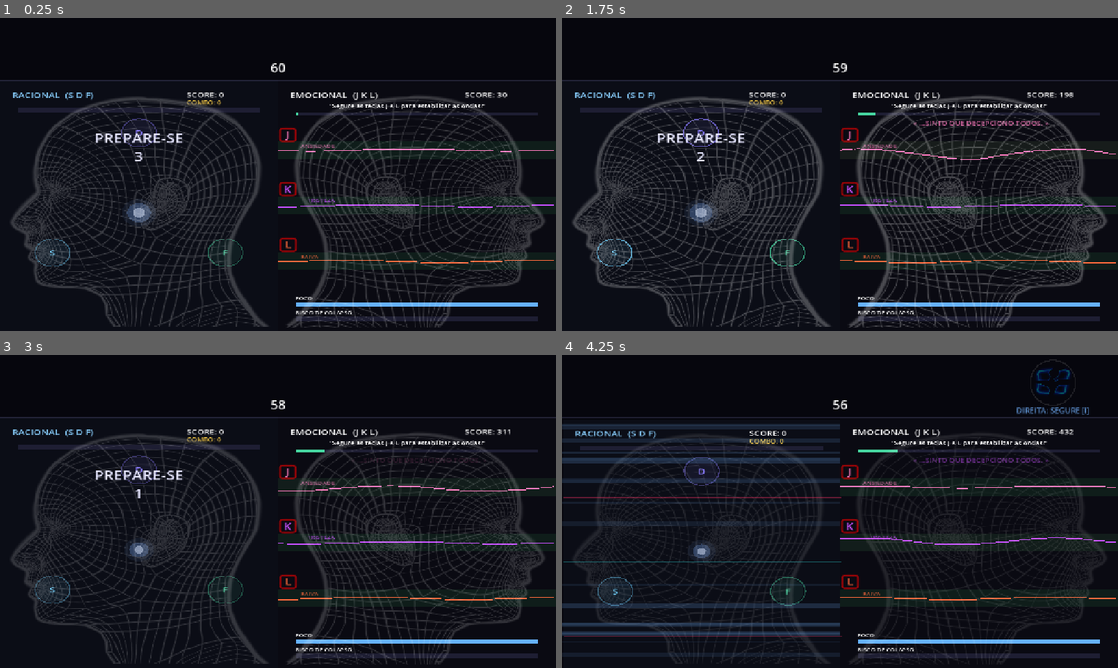
Above: before the commit, frames 1-4 (two rows, left to right).
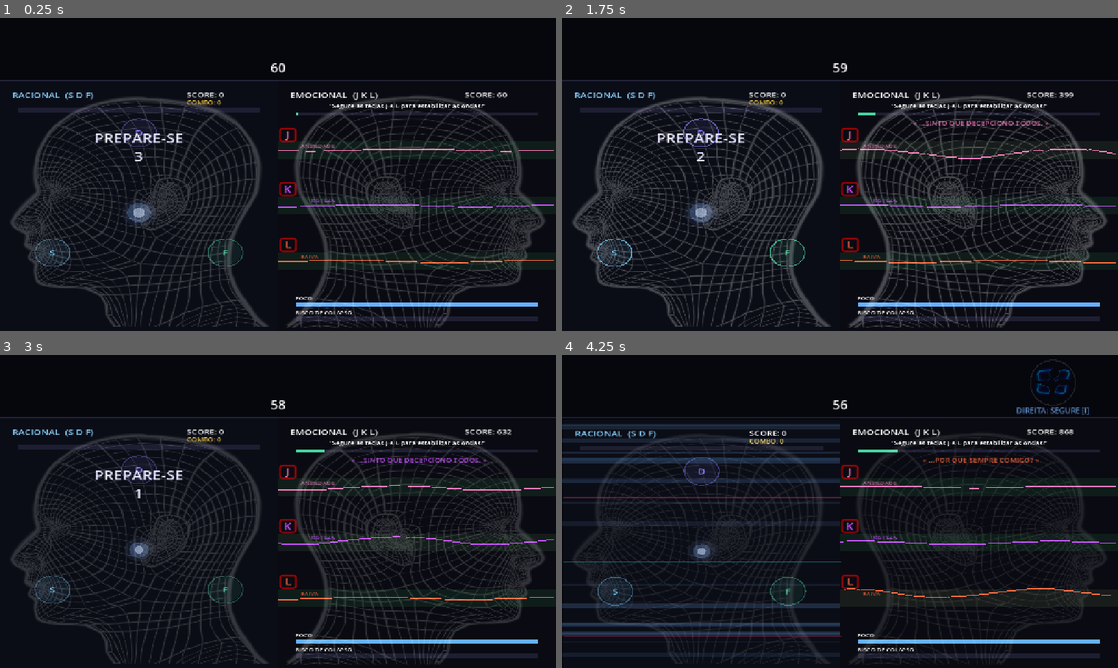
Above: after the commit, the same moments.

Repository: joaopedrogiancolidev/Gamejam42
Game: Godot game, scene res://scenes/Hub.tscn
Two runs of this game, one before a commit and one after it. Both use one fixed random seed, a clock stepped at 60 frames per second and the inputs below. Sound files missing from this copy of the repository are replaced by a short silence.
Inputs:
- Up to frame 1 (0.25 s): no input
- Up to frame 2 (1.75 s): tap Enter at 0.5 s; hold D 0.53-1.28 s; tap J at 0.6 s; tap Space at 0.77, 1.52 s; hold S from 1.28 s (still down); tap K at 1.35 s
- Up to frame 3 (3 s): release S at 2.03 s; hold D from 2.03 s (still down); tap L at 2.1 s; tap Enter at 2.85 s
- Up to frame 4 (4.25 s): tap Space at 3.02, 3.77 s; release D at 3.53 s; hold S from 3.53 s (still down); tap Keypad Enter at 3.6 s

The runs differ from the first frame. In frame 1, less than 0.1% of the frame differs, in the area x 89-91%, y 23-26%; in frame 2, 0.2%; in frame 3, 0.7%; in frame 4, 1.0%, in the area x 50-100%, y 23-79%.

Commit message:
balance: emocional menos punitivo, metas/ganhos x2 e texto do acorde na linha
- Waves: colapso e punição mais brandos (dano 60->35, MULT 0.68->0.52,
  escalada tempo/15->tempo/22); perturbacoes desacopladas da punicao
  (mais interacao, menos punivel por erro)
- Metas dobradas (Dance 5600, Waves 5200) com ganhos de score tambem
  dobrados -> mesmo ritmo de barra e final continua balanceado
- Acorde do Dance: "AO MESMO TEMPO" agora girado no angulo da linha e
  posicionado em cima dela
- Hub.tscn: uid do GlitchManager atribuido pelo editor

Co-Authored-By: Claude Opus 4.8 <noreply@anthropic.com>

Diff:
--- a/scenes/Hub.tscn
+++ b/scenes/Hub.tscn
@@ -36,9 +36,6 @@
 offset_bottom = 720.0
 color = Color(0.5, 0.4, 0.8, 0.5)
 
-[node name="GlitchManager" type="Node2D" parent="UI" unique_id=778451293]
-script = ExtResource("7_glitch")
-
 [node name="Cronometro" type="Label" parent="UI/Overlay" unique_id=2125937120]
 offset_top = 92.0
 offset_right = 1280.0
@@ -47,6 +44,9 @@
 theme_override_font_sizes/font_size = 30
 text = "60"
 horizontal_alignment = 1
+
+[node name="GlitchManager" type="Node2D" parent="UI" unique_id=778451293]
+script = ExtResource("7_glitch")
 
 [node name="bg_music" type="AudioStreamPlayer" parent="." unique_id=1073164063]
 stream = ExtResource("5_1t77w")
--- a/scripts/MinigameDance.gd
+++ b/scripts/MinigameDance.gd
@@ -26,7 +26,7 @@
 @export var R_NOTA: float = 28.0
 
 # --- Contrato com o Hub ---
-@export var META: int = 2800
+@export var META: int = 5600
 var score: int = 0
 var ativo: bool = true
 var falhou: bool = false
@@ -254,12 +254,12 @@
 	var mult: int = 1 + combo / 10
 	if dt <= JANELA_PERFEITO:
 		n_perfeito += 1
-		score += 200 * mult
+		score += 400 * mult
 		_popup(pos, "PERFEITO!", Color(0.4, 1.0, 0.7))
 		_burst(pos, Color(0.4, 1.0, 0.7))
 	else:
 		n_bom += 1
-		score += 100 * mult
+		score += 200 * mult
 		_popup(pos, "bom", Color(1.0, 0.85, 0.4))
 		_burst(pos, ALVOS[n.key].cor)
 	if n.hold:
@@ -273,7 +273,7 @@
 	combo += 1
 	combo_max = max(combo_max, combo)
 	var mult: int = 1 + combo / 10
-	score += 300 * mult
+	score += 600 * mult
 	_popup(ALVOS[n.key].pos, "SEGUROU!", Color(0.45, 0.8, 1.0))
 	_burst(ALVOS[n.key].pos, Color(0.45, 0.8, 1.0))
 
@@ -386,12 +386,29 @@
 	draw_line(a, b, Color(cor.r, cor.g, cor.b, 0.30 * pulso), w * 1.7)
 	draw_line(a, b, Color(cor.r, cor.g, cor.b, 0.95), w)
 	draw_line(a, b, Color(1, 1, 1, 0.9), maxf(2.0, w * 0.35))
-	# "AO MESMO TEMPO" surgindo e crescendo no meio do traço
+	# "AO MESMO TEMPO" em cima do traço, no mesmo ângulo da linha
 	if _font and prog > 0.15:
-		var meio: Vector2 = (a + b) * 0.5
 		var tam: int = int(lerpf(12.0, 22.0, prog))
 		var alpha: float = clampf((prog - 0.15) / 0.5, 0.0, 1.0)
-		_texto_centro_em("AO MESMO TEMPO", meio + Vector2(0, -w - 12.0), tam, Color(1.0, 0.6, 0.95, alpha))
+		_texto_na_linha("AO MESMO TEMPO", a, b, w, tam, Color(1.0, 0.6, 0.95, alpha))
+
+
+# Desenha um texto centralizado SOBRE a linha a->b, girado no ângulo dela.
+func _texto_na_linha(txt: String, a: Vector2, b: Vector2, larg_linha: float, tam: int, cor: Color) -> void:
+	if _font == null:
+		return
+	var ang: float = (b - a).angle()
+	# mantém o texto sempre legível (nunca de cabeça pra baixo)
+	if ang > PI / 2.0 or ang < -PI / 2.0:
+		ang += PI
+	var meio: Vector2 = (a + b) * 0.5
+	# desloca perpendicularmente pra ficar EM CIMA do traço (acima dele)
+	var perp := Vector2(cos(ang - PI / 2.0), sin(ang - PI / 2.0))
+	var base: Vector2 = meio + perp * (larg_linha * 0.5 + 6.0)
+	var w_txt: float = _font.get_string_size(txt, HORIZONTAL_ALIGNMENT_LEFT, -1, tam).x
+	draw_set_transform(base, ang, Vector2.ONE)
+	draw_string(_font, Vector2(-w_txt / 2.0, 0.0), txt, HORIZONTAL_ALIGNMENT_LEFT, -1, tam, cor)
+	draw_set_transform(Vector2.ZERO, 0.0, Vector2.ONE)  # reseta a transform do canvas
 
 
 func _forma_nota(pos: Vector2, cor: Color) -> void:
--- a/scripts/MinigameWaves.gd
+++ b/scripts/MinigameWaves.gd
@@ -27,12 +27,12 @@
 @export var DRAIN: float = 35.0
 @export var RECUP_FOCO: float = 18.0
 @export var RED_THRESH: float = 0.50
-@export var RATE_SCORE: float = 120.0
-
-const DIFICULDADE_MULT: float = 0.68 # mais agressivo: dreno/perturbação/colapso mais fortes
+@export var RATE_SCORE: float = 240.0
+
+const DIFICULDADE_MULT: float = 0.52 # PUNIÇÃO (dreno/colapso/limiar). Perturbações têm tuning próprio
 
 # --- contrato com o Hub ---
-@export var META: int = 2600
+@export var META: int = 5200
 var score: int = 0
 var ativo: bool = true
 var falhou: bool = false
@@ -214,7 +214,7 @@
 
 func _atualizar_logica(delta: float) -> void:
 	tempo += delta
-	var dificuldade: float = 1.0 + tempo / 15.0
+	var dificuldade: float = 1.0 + tempo / 22.0  # escalada mais suave (≈3.7x no fim, era 5x)
 
 	var segurando: int = 0
 	for c in CANAIS:
@@ -247,7 +247,8 @@
 	dist_timer -= delta
 	if dist_timer <= 0.0:
 		_perturbar(dificuldade)
-		dist_timer = randf_range(0.7, 1.5) / dificuldade * (1.0 / DIFICULDADE_MULT)
+		# frequência das perturbações é independente da punição: mais interação
+		dist_timer = randf_range(0.75, 1.45) / dificuldade
 
 	var pior: float = 0.0
 	var soma_dano: float = 0.0
@@ -262,7 +263,7 @@
 			soma_dano += (b - red_thresh_ajustado)
 
 	if soma_dano > 0.0:
-		colapso = minf(100.0, colapso + soma_dano * 60.0 * DIFICULDADE_MULT * delta)
+		colapso = minf(100.0, colapso + soma_dano * 35.0 * DIFICULDADE_MULT * delta)
 	elif pior < 0.45:
 		colapso = maxf(0.0, colapso - 20.0 * (1.0 + (1.0 - DIFICULDADE_MULT)) * delta)
 
@@ -303,8 +304,10 @@
 
 func _perturbar(dif: float) -> void:
 	var c = CANAIS[randi() % CANAIS.size()]
-	c.agit = clampf(c.agit + randf_range(0.22, 0.42) * dif * DIFICULDADE_MULT, 0.0, 1.4)
-	c.nivel = clampf(c.nivel + randf_range(-0.45, 0.45) * dif * DIFICULDADE_MULT, -1.3, 1.3)
+	# força fixa (0.8), desacoplada do MULT de punição — perturbar bastante,
+	# mas o erro continua pouco punível (colapso baixo + limiar folgado)
+	c.agit = clampf(c.agit + randf_range(0.22, 0.42) * dif * 0.62, 0.0, 1.4)
+	c.nivel = clampf(c.nivel + randf_range(-0.45, 0.45) * dif * 0.62, -1.3, 1.3)
 	if _fala_label:
 		_fala_label.text = "« %s »" % FALAS[randi() % FALAS.size()]
 		_fala_label.modulate = Color(c.cor.r, c.cor.g, c.cor.b, 1.0)
@@ -324,10 +327,10 @@
 					# Se soltou bem próximo do equilíbrio perfeito (<0.15) e sem gastar foco extra (<0.15s)
 					if inst <= 0.15 and c.held_stable_time < 0.15:
 						_engajar_nota_popup("perfect", c.label)
-						_score_f += 150.0 # Bônus por precisão cirúrgica
+						_score_f += 300.0 # Bônus por precisão cirúrgica
 					elif inst <= 0.38:
 						_engajar_nota_popup("great", c.label)
-						_score_f += 75.0
+						_score_f += 150.0
 					c.was_unstable = false
 				return
 
Not shown: 1 places in scenes/Hub.tscn that only renumber resources
